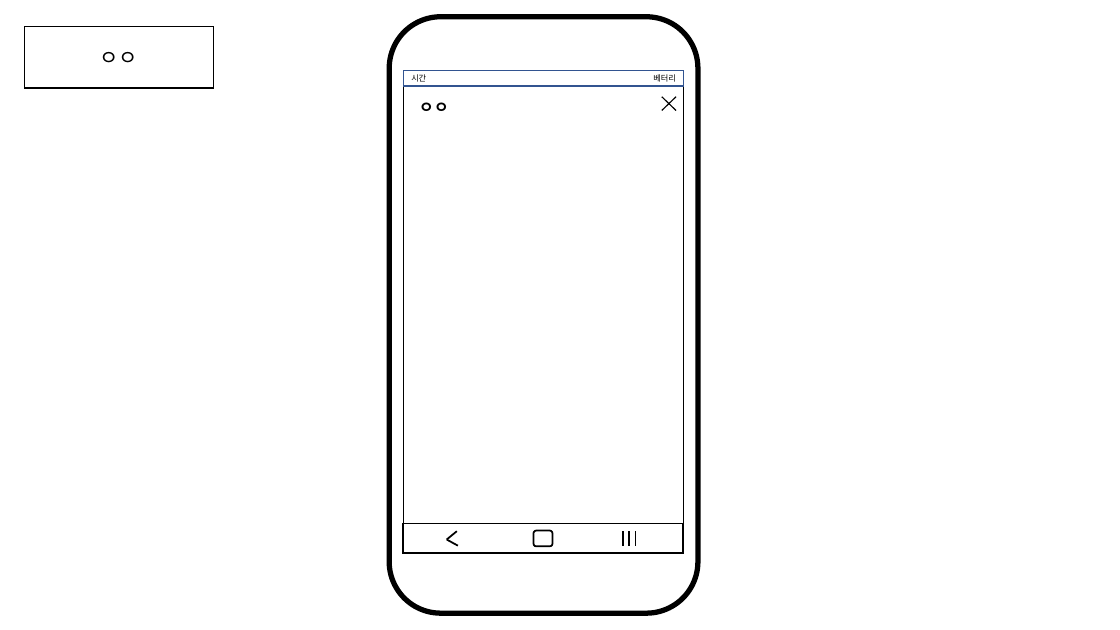
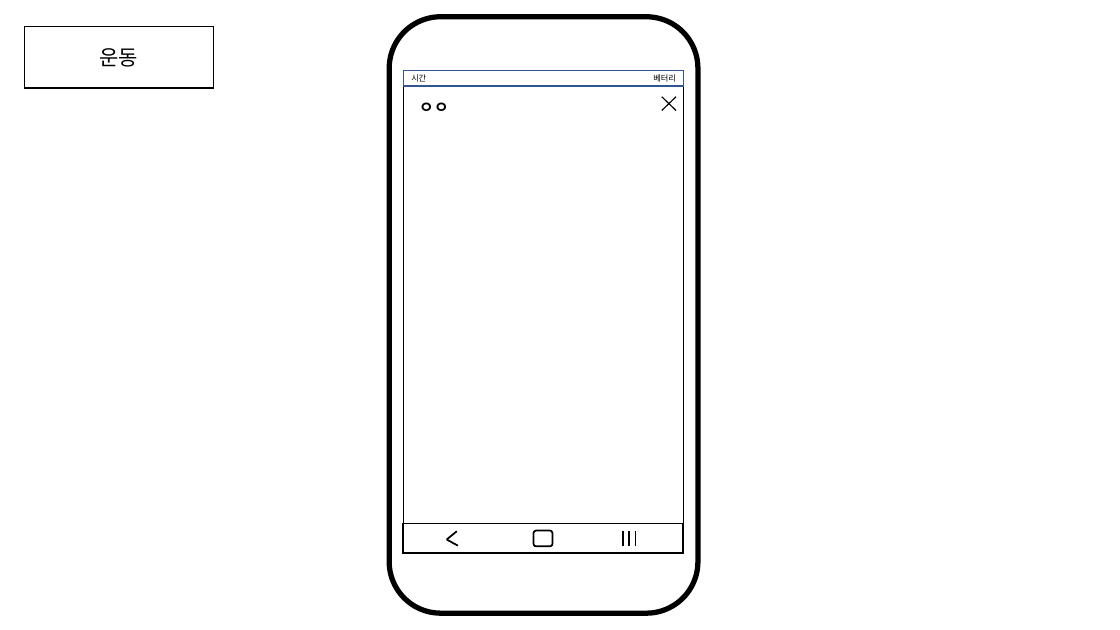
Before and after one commit to minsik2434/hs_CapstoneDesign, a slide deck: slide 14 of 구상도 ver2.pptx. Drawn at 1120x630 pixels with LibreOffice and Linux fonts; fonts in the diff are those of the drawing. Boxes give left, top, right and bottom in pixels: in the first picture for what was removed or moved away, otherwise in the second. Text is boxed around its words. In the diff, an @@ line names an element or a change of style, - is before the commit and + after.

```diff
--- a/구상도 ver2.pptx
+++ b/구상도 ver2.pptx
@@ text in rectangle at (100,48,139,67): text changed @@
-ㅇㅇ
+운동
```
Also in this commit, not shown: 2 other slides changed.
